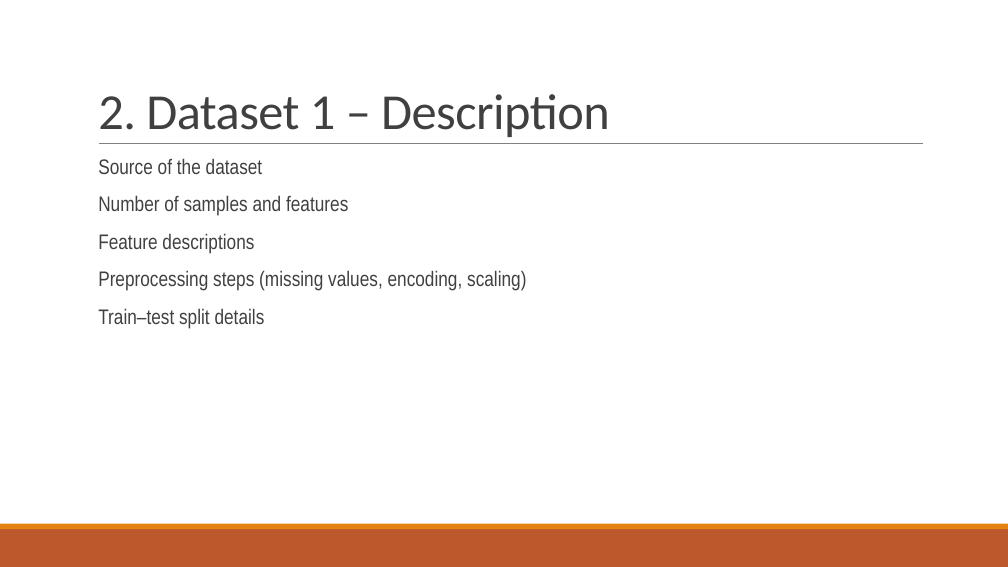
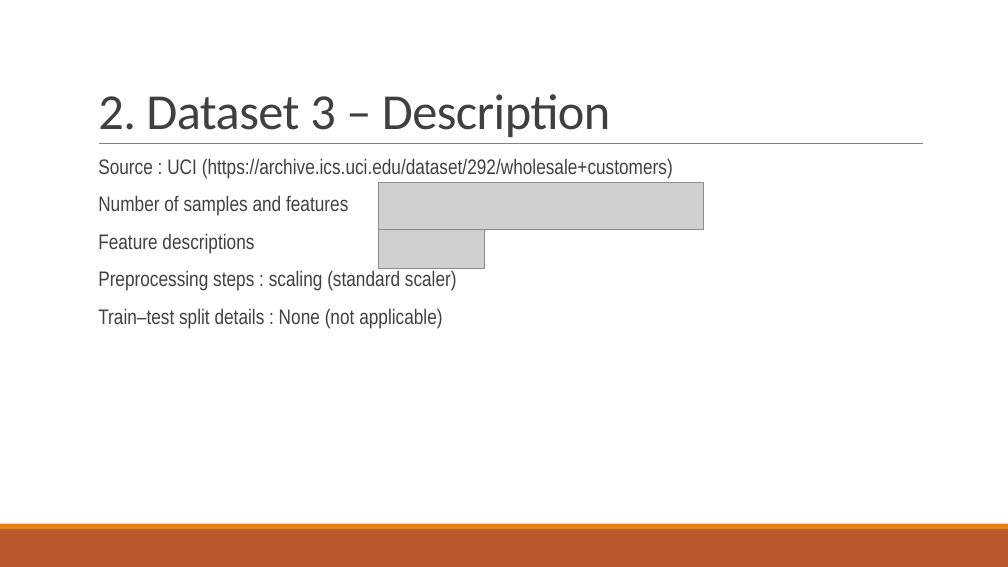
Before and after one commit to akay6483/mmml-ecommerce, a slide deck: slide 5 of docs/23CSE301_A8.pptx. Drawn at 1008x567 pixels with LibreOffice and Linux fonts; fonts in the diff are those of the drawing; grey boxes stand for pictures; background and template pictures are left out. Boxes give left, top, right and bottom in pixels: in the first picture for what was removed or moved away, otherwise in the second. Text is boxed around its words. In the diff, an @@ line names an element or a change of style, - is before the commit and + after.

```diff
--- a/docs/23CSE301_A8.pptx
+++ b/docs/23CSE301_A8.pptx
@@ title at box(98, 94, 611, 137): text changed @@
-2. Dataset 1 – Description
+2. Dataset 3 – Description
@@ text at box(98, 158, 673, 179): text changed @@
-  Source of the dataset
+  Source : UCI (https://archive.ics.uci.edu/dataset/292/wholesale+customers)
@@ picture added at box(378, 182, 703, 230) @@
@@ picture added at box(378, 230, 484, 269) @@
@@ text at box(98, 270, 457, 329): text changed @@
-  Preprocessing steps (missing values, encoding, scaling)
-  Train–test split details
+  Preprocessing steps : scaling (standard scaler)
+  Train–test split details : None (not applicable)
```
Also in this commit, not shown: 3 other slides changed, 2 other files.
